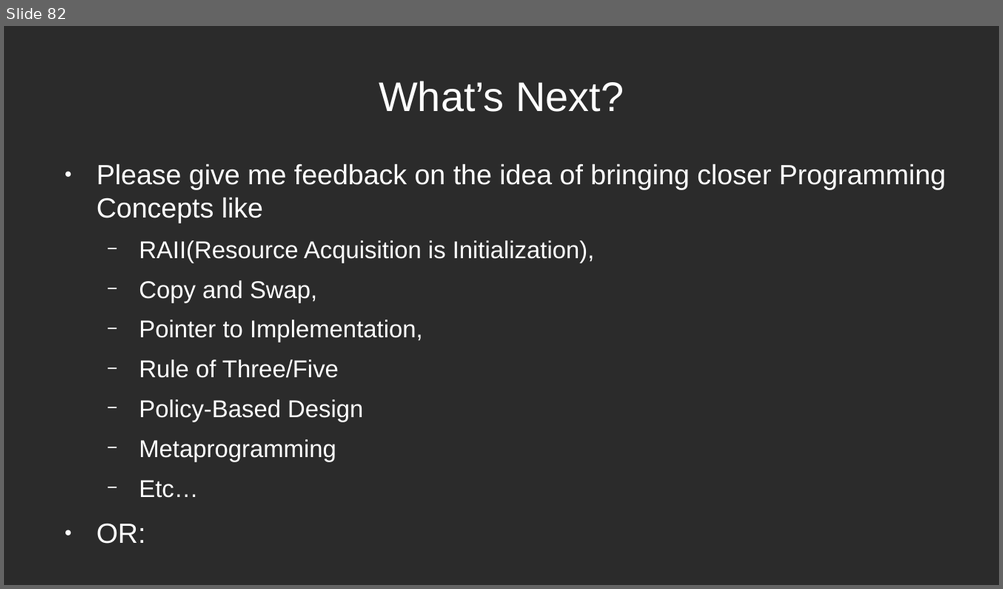
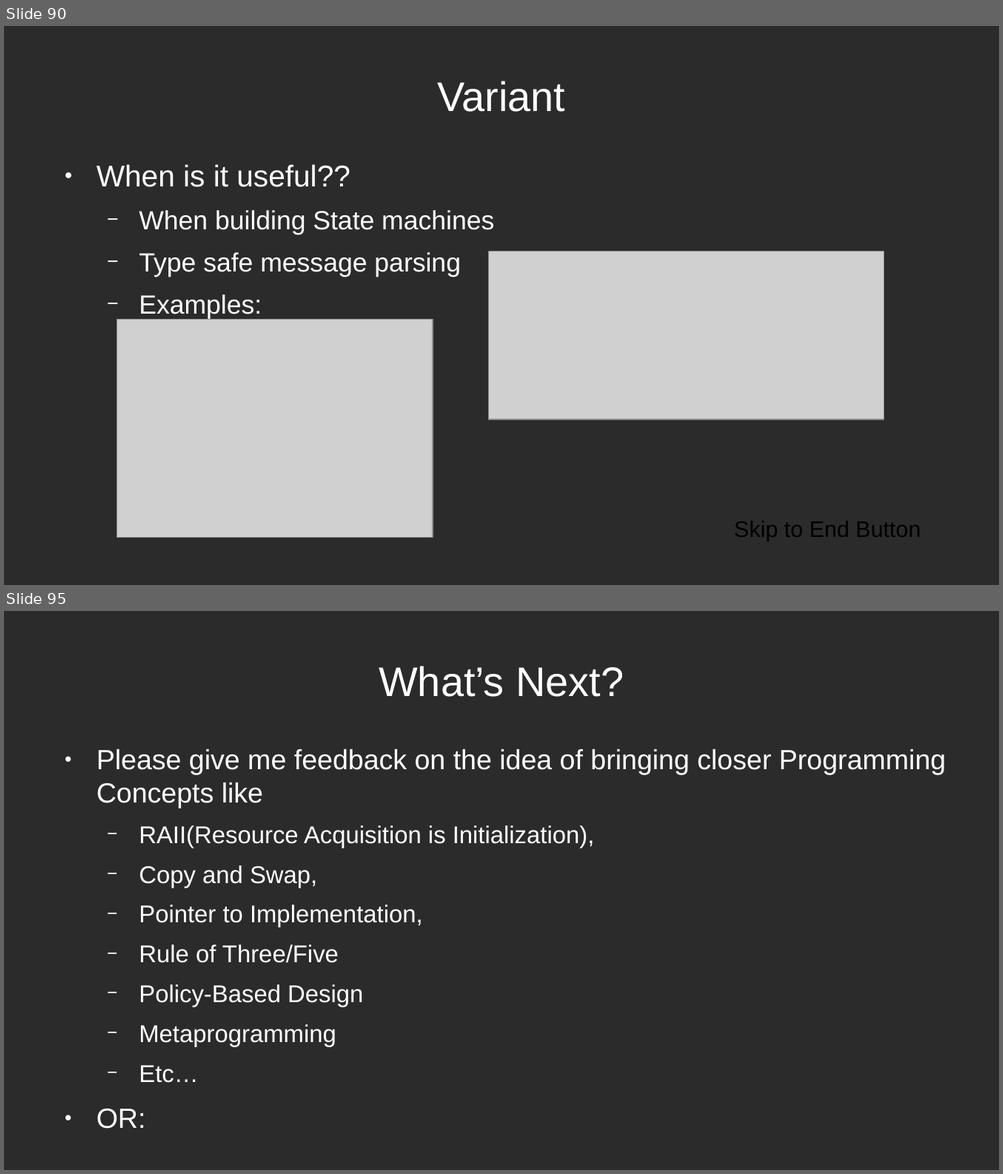
Before and after one commit to mleibeng/Crash-Course-CPP-11-17, a slide deck: Presentation/Crash Course CPP.odp. Shown one above the other, each under a label of ours: slide 82 before the commit, slides 90 and 95 after it; the slides between them are not shown. The pictures are 1003x589 and 1003x1174 pixels, drawn with LibreOffice and Linux fonts; fonts in the diff are those of the drawing; grey boxes stand for pictures; background and template pictures are left out; a plain dark background stands for a picture behind light text. Boxes give left, top, right and bottom in pixels: in the first picture for what was removed or moved away, otherwise in the second. Text is boxed around its words. In the diff, an @@ line names an element or a change of style, - is before the commit and + after.

```diff
--- a/Presentation/Crash Course CPP.odp
+++ b/Presentation/Crash Course CPP.odp
@@ slide 90 added at <box>4,26,999,585</box>, background picture (left out) @@
@@ title added at <box>437,81,565,112</box>, 33 pt, text #FFFFFF @@
+Variant
@@ text added at <box>96,164,494,320</box>, 21 pt, text #FFFFFF @@
+● When is it useful??
+  − When building State machines
+  − Type safe message parsing
+  − Examples:
@@ picture added at <box>489,252,884,420</box> @@
@@ picture added at <box>116,319,432,538</box> @@
@@ text added at <box>734,521,920,542</box>, 18 pt, text #000000 @@
+Skip to End Button
@@ what was slide 82 is now slide 95 @@
```
Also in this commit, not shown: 2 slides changed, 12 other slides added.
